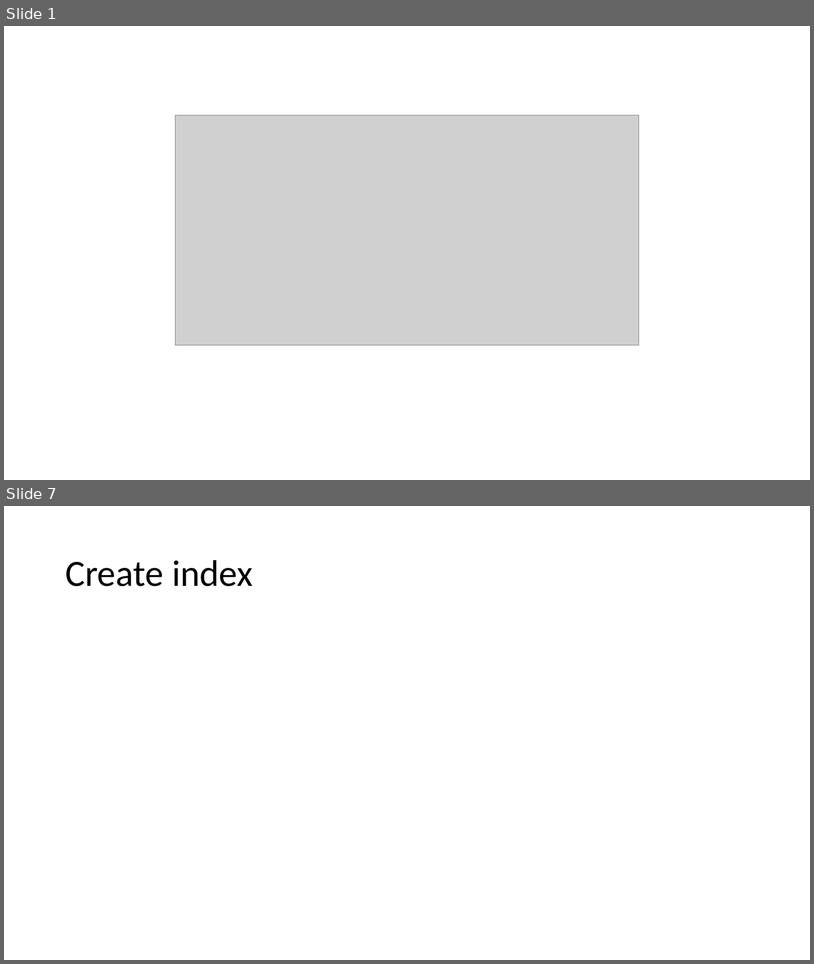
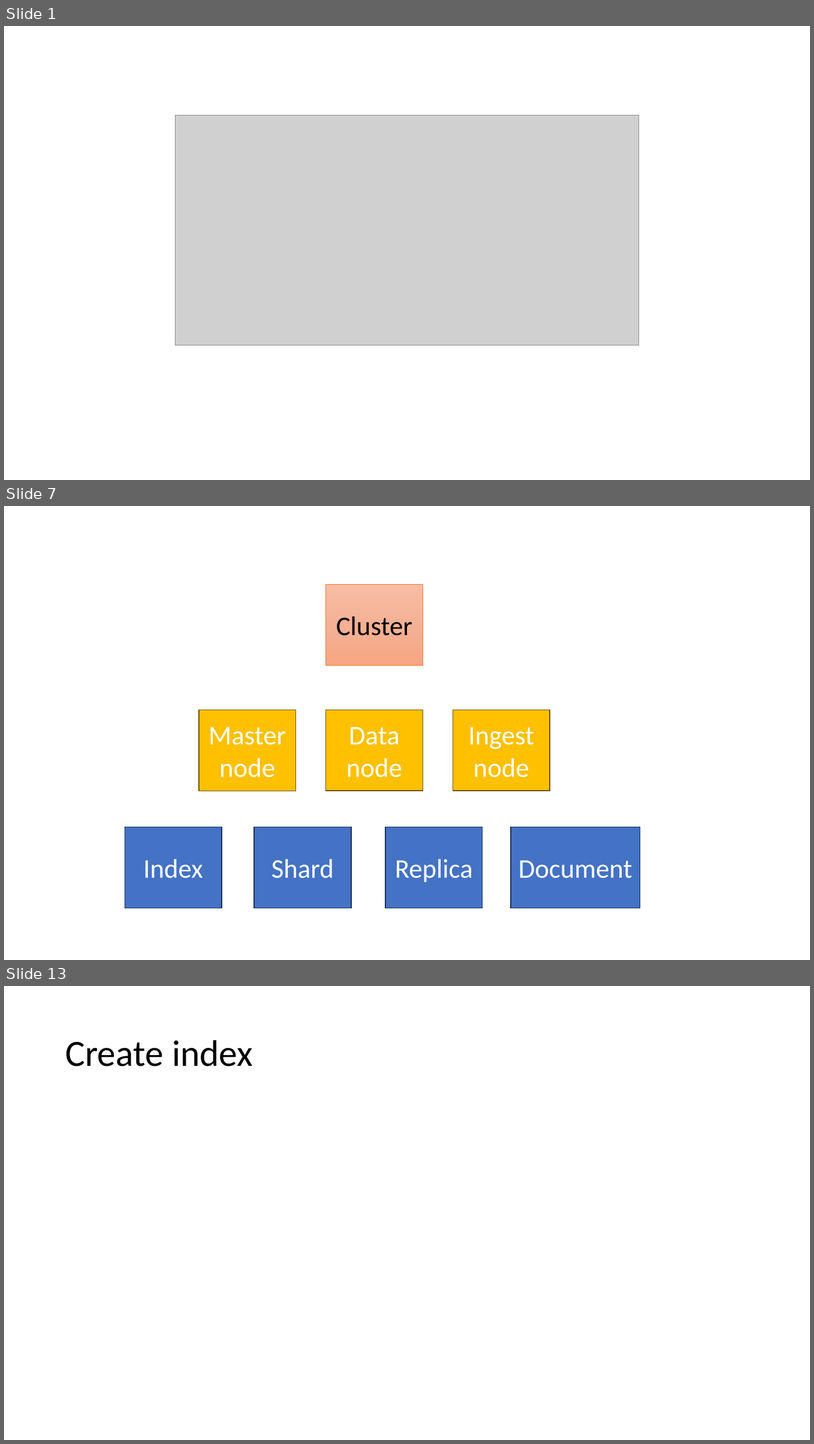
Before and after one commit to trunganhvu/Elasticsearch, a slide deck: SlideElasticSearch.pptx. Shown one above the other, each under a label of ours: slides 1 and 7 before the commit, slides 1, 7 and 13 after it; the slides between them are not shown. The pictures are 814x964 and 814x1444 pixels, drawn with LibreOffice and Linux fonts; fonts in the diff are those of the drawing; grey boxes stand for pictures. Boxes give left, top, right and bottom in pixels: in the first picture for what was removed or moved away, otherwise in the second. Text is boxed around its words. In the diff, an @@ line names an element or a change of style, - is before the commit and + after.

```diff
--- a/SlideElasticSearch.pptx
+++ b/SlideElasticSearch.pptx
@@ slide 7 added at (4, 506, 810, 960), background #FFFFFF @@
@@ rectangle added at (326, 584, 423, 665), fill gradient #F7BDA5 to #F5B196 to #F8A582, outline #ED7D31 0.5 pt, 32 pt, text #000000 @@
+Cluster
@@ rectangle added at (199, 710, 296, 791), fill #FFC000, outline #705400 1 pt, 32 pt, text #FFFFFF @@
+Master node
@@ rectangle added at (326, 710, 423, 791), fill #FFC000, outline #705400 1 pt, 32 pt, text #FFFFFF @@
+Data node
@@ rectangle added at (453, 710, 549, 791), fill #FFC000, outline #705400 1 pt, 32 pt, text #FFFFFF @@
+Ingest node
@@ rectangle added at (125, 826, 222, 907), fill #4472C4, outline #1E3256 1 pt, 32 pt, text #FFFFFF @@
+Index
@@ rectangle added at (254, 826, 351, 907), fill #4472C4, outline #1E3256 1 pt, 32 pt, text #FFFFFF @@
+Shard
@@ rectangle added at (386, 826, 483, 907), fill #4472C4, outline #1E3256 1 pt, 32 pt, text #FFFFFF @@
+Replica
@@ rectangle added at (511, 826, 641, 907), fill #4472C4, outline #1E3256 1 pt, 32 pt, text #FFFFFF @@
+Document
@@ what was slide 7 is now slide 13 @@
```
Also in this commit, not shown: 1 slide changed, 9 other slides added, 4 slides removed.
